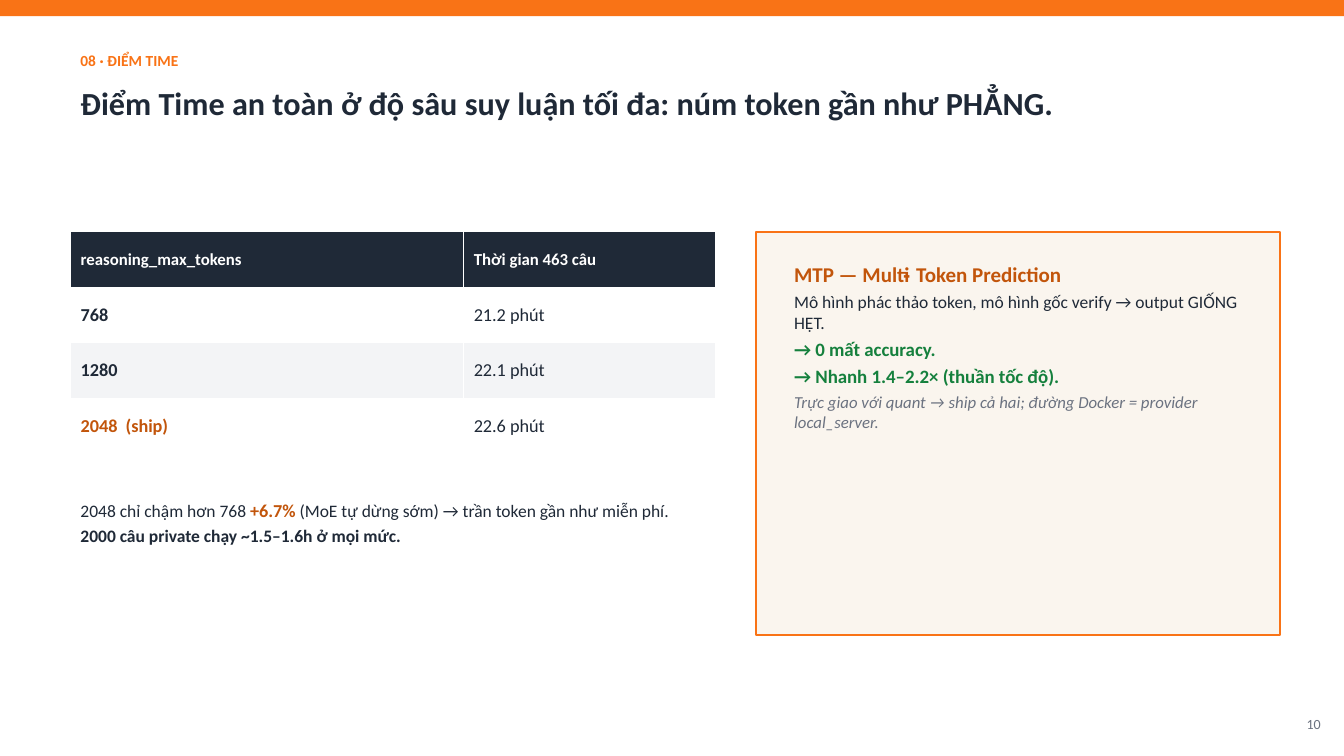
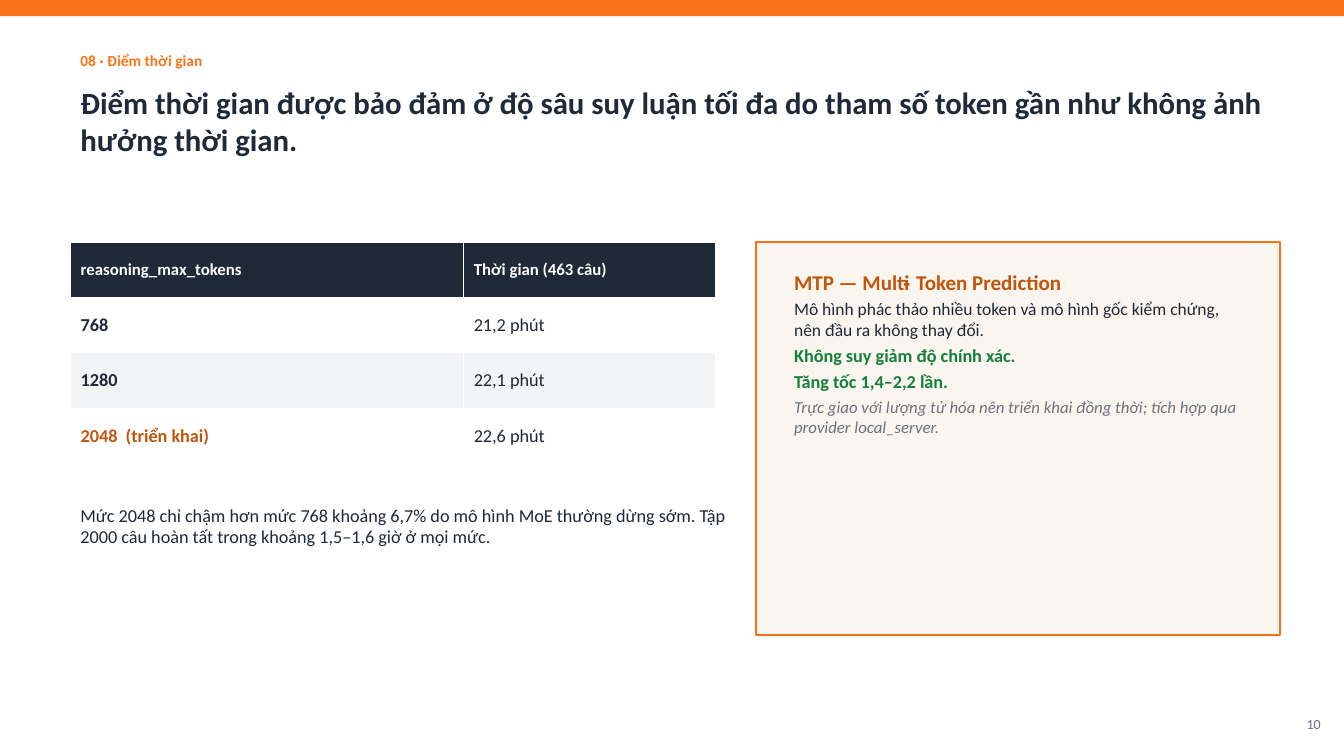
Before and after one commit to meiiie/bang_c, a slide deck: slide 10 of docs/Neko-Core-Thuyet-minh-phuong-phap.pptx. Drawn at 1344x756 pixels with LibreOffice and Linux fonts; fonts in the diff are those of the drawing. Boxes give left, top, right and bottom in pixels: in the first picture for what was removed or moved away, otherwise in the second. Text is boxed around its words. In the diff, an @@ line names an element or a change of style, - is before the commit and + after.

```diff
--- a/docs/Neko-Core-Thuyet-minh-phuong-phap.pptx
+++ b/docs/Neko-Core-Thuyet-minh-phuong-phap.pptx
@@ text at <box>80,54,202,69</box>: text changed @@
-08 · ĐIỂM TIME
+08 · Điểm thời gian
@@ text at <box>80,90,1261,157</box>: text changed; size 23 to 22 pt @@
-Điểm Time an toàn ở độ sâu suy luận tối đa: núm token gần như PHẲNG.
+Điểm thời gian được bảo đảm ở độ sâu suy luận tối đa do tham số token gần như không ảnh hưởng thời gian.
@@ table at <box>71,242,716,464</box> @@
-row 1, column 2: Thời gian 463 câu
+row 1, column 2: Thời gian (463 câu)
-row 2, column 2: 21.2 phút
+row 2, column 2: 21,2 phút
-row 3, column 2: 22.1 phút
+row 3, column 2: 22,1 phút
-row 4, column 1: 2048 (ship)
+row 4, column 1: 2048 (triển khai)
-row 4, column 2: 22.6 phút
+row 4, column 2: 22,6 phút
@@ table: place and size @@
-table at <box>71,232,716,454</box>
+table at <box>71,242,716,464</box>
@@ rectangle: place and size @@
-rectangle at <box>756,232,1280,635</box>
+rectangle at <box>756,242,1280,635</box>
@@ text "MTP — Multi‑Token Prediction": place and size @@
-text "MTP — Multi‑Token Prediction" at <box>794,294,1237,430</box>
+text "MTP — Multi‑Token Prediction" at <box>794,275,1236,436</box>
@@ text at <box>794,301,1236,436</box>: text changed @@
-Mô hình phác thảo token, mô hình gốc verify → output GIỐNG HỆT.
-→ 0 mất accuracy.
-→ Nhanh 1.4–2.2× (thuần tốc độ).
-Trực giao với quant → ship cả hai; đường Docker = provider local_server.
+Mô hình phác thảo nhiều token và mô hình gốc kiểm chứng, nên đầu ra không thay đổi.
+Không suy giảm độ chính xác.
+Tăng tốc 1,4–2,2 lần.
+Trực giao với lượng tử hóa nên triển khai đồng thời; tích hợp qua provider local_server.
@@ text at <box>80,509,726,546</box>: text changed; size 12.5 to 13 pt @@
-2048 chỉ chậm hơn 768 +6.7% (MoE tự dừng sớm) → trần token gần như miễn phí.
-2000 câu private chạy ~1.5–1.6h ở mọi mức.
+Mức 2048 chỉ chậm hơn mức 768 khoảng 6,7% do mô hình MoE thường dừng sớm. Tập 2000 câu hoàn tất trong khoảng 1,5–1,6 giờ ở mọi mức.
```
Also in this commit, not shown: 12 other slides changed, 1 other file.
